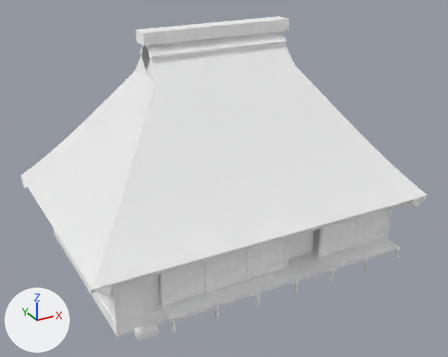
The glTF model public/assets/models/architecture/minka-kayabuki_0.glb: old version first, new version second.
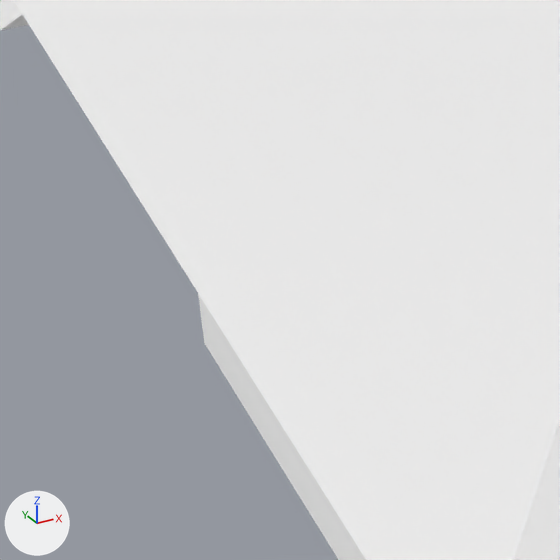
Old and new are each drawn whole from a camera (50 mm lens) standing at (-12.65, -23.71, 15.22) and looking at (0.11, -0.51, 3.62) and again close up on the part from 5% to 24% of the width and 52% to 75% of the height. Lighting does not change. The marker at lower left points along +X, +Y and +Z. The older version's two pictures come first. Where no turn or scale is listed for an object, it has been applied to the vertices. Vertices at exactly the same position are counted once.

Names of what the first close-up shows: 'minka-kayabuki_0'.
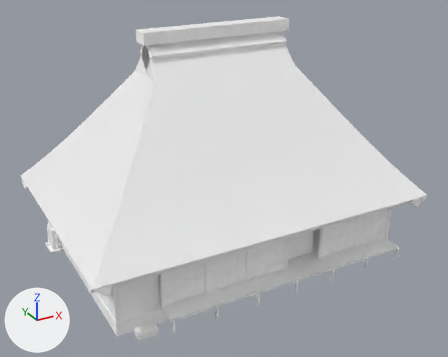
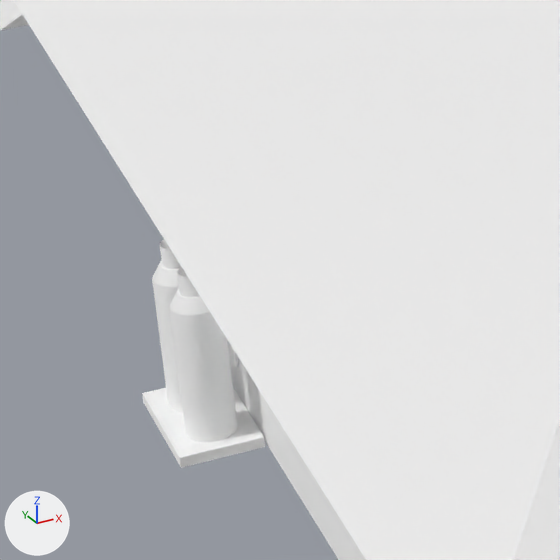
Scene script edits in JSON lines:
```json
{"op": "add", "block": "mat_metal_dark", "code": ["mat_metal_dark = principled_material('metal_dark')", "mat_metal_dark.base_color = (1.0, 1.0, 1.0)  # white #ffffff", "mat_metal_dark.metallic = 1.0", "mat_metal_dark.roughness = 1.0"]}
{"op": "add", "block": "mat_lpg_grey", "code": ["mat_lpg_grey = principled_material('lpg_grey')", "mat_lpg_grey.base_color = (1.0, 1.0, 1.0)  # white #ffffff", "mat_lpg_grey.metallic = 1.0", "mat_lpg_grey.roughness = 1.0"]}
{"op": "add", "block": "mat_brass", "code": ["mat_brass = principled_material('brass')", "mat_brass.base_color = (1.0, 1.0, 1.0)  # white #ffffff", "mat_brass.metallic = 1.0", "mat_brass.roughness = 1.0"]}
{"op": "add", "block": "mat_concrete_old", "code": ["mat_concrete_old = principled_material('concrete_old')", "mat_concrete_old.base_color = (1.0, 1.0, 1.0)  # white #ffffff", "mat_concrete_old.metallic = 1.0", "mat_concrete_old.roughness = 1.0"]}
{"block": "me_minka_kayabuki_0", "where": "# used by ob_minka_kayabuki_0; location = (0.725, 0.0, 5.306)"}
{"op": "remove", "block": "me_minka_kayabuki_0", "code": "me_minka_kayabuki_0.from_pydata(...)  # 2328 vertices, 4178 faces; spans x -8.6..8.6, y -5.7..5.7, z -5.3..5.3"}
{"op": "add", "block": "me_minka_kayabuki_0", "code": "me_minka_kayabuki_0.from_pydata(...)  # 2492 vertices, 4466 faces; spans x -8.6..8.6, y -5.7..5.7, z -5.3..5.3"}
{"block": "me_minka_kayabuki_0", "change": "me_minka_kayabuki_0 part 1: a new loose piece, a box spanning x -8.195..-7.595, y 2.875..3.925, z -5.306..-5.226, in mat_concrete_old (white #ffffff)"}
{"block": "me_minka_kayabuki_0", "change": "me_minka_kayabuki_0 part 2: a new loose piece of 45 vertices spanning x -8.1..-7.7, y 3.5..3.8, z -5.2..-4.1, in mat_lpg_grey (white #ffffff)"}
{"block": "me_minka_kayabuki_0", "change": "me_minka_kayabuki_0 part 3: a new loose piece of 45 vertices spanning x -8.1..-7.7, y 3.0..3.3, z -5.2..-4.1, in mat_lpg_grey (white #ffffff)"}
{"block": "me_minka_kayabuki_0", "change": "me_minka_kayabuki_0 part 4: a new loose piece of 20 vertices spanning x -8.0..-7.8, y 3.5..3.7, z -4.1..-3.9, in mat_metal_dark (white #ffffff)"}
{"block": "me_minka_kayabuki_0", "change": "me_minka_kayabuki_0 part 5: a new loose piece of 20 vertices spanning x -8.0..-7.8, y 3.1..3.3, z -4.1..-3.9, in mat_metal_dark (white #ffffff)"}
{"block": "me_minka_kayabuki_0", "change": "me_minka_kayabuki_0 part 6"}
{"block": "me_minka_kayabuki_0", "change": "10 vertices are added at x -7.6, y 3.4, z -4.9..-3.9"}
{"block": "me_minka_kayabuki_0", "change": "16 new faces join them, mat_brass (white #ffffff)"}
{"block": "me_minka_kayabuki_0", "change": "other edits to the shape of me_minka_kayabuki_0 do not show in these pictures"}
{"op": "add", "block": "me_minka_kayabuki_0", "code": "me_minka_kayabuki_0.materials.append(mat_concrete_old)  # white #ffffff"}
{"op": "add", "block": "me_minka_kayabuki_0", "code": "me_minka_kayabuki_0.materials.append(mat_lpg_grey)  # white #ffffff"}
{"op": "add", "block": "me_minka_kayabuki_0", "code": "me_minka_kayabuki_0.materials.append(mat_metal_dark)  # white #ffffff"}
{"op": "add", "block": "me_minka_kayabuki_0", "code": "me_minka_kayabuki_0.materials.append(mat_brass)  # white #ffffff"}
```

Where the change shows, as pixel boxes [x1, y1, x2, y2] in the close-ups (560 x 560 px):
```json
{"part": 1, "of": "me_minka_kayabuki_0", "change": "added", "after": [142, 388, 265, 468]}
{"part": 2, "of": "me_minka_kayabuki_0", "change": "added", "after": [152, 261, 183, 412]}
{"part": 3, "of": "me_minka_kayabuki_0", "change": "added", "after": [169, 289, 237, 443]}
{"part": 4, "of": "me_minka_kayabuki_0", "change": "added", "after": [160, 240, 181, 269]}
{"part": 5, "of": "me_minka_kayabuki_0", "change": "added", "after": [177, 267, 200, 297]}
{"part": 6, "of": "me_minka_kayabuki_0", "change": "added", "after": [233, 349, 238, 367]}
```
